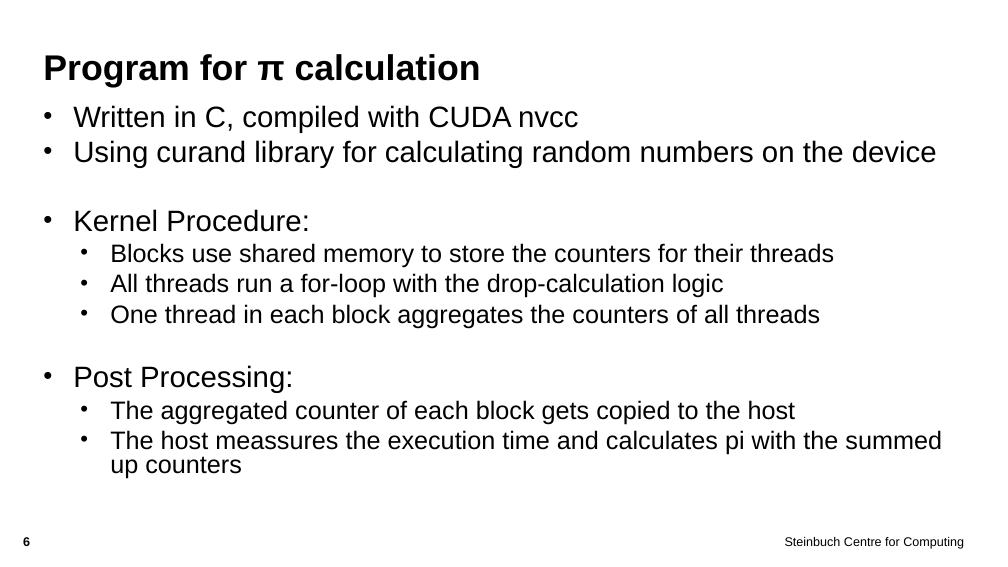
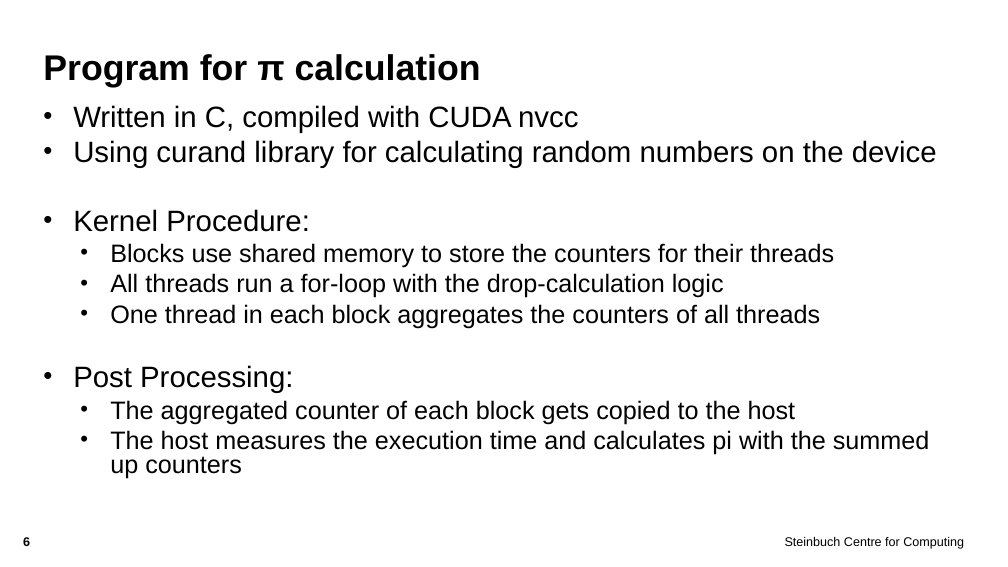
Before and after one commit to Rolleander/gpuPi, a slide deck: slide 6 of 05-RolandOsterrieter-2018_07_09-MonteCarloMethodOnGPUs.pptx. Drawn at 1008x567 pixels with LibreOffice and Linux fonts; fonts in the diff are those of the drawing; background and template pictures are left out. Boxes give left, top, right and bottom in pixels: in the first picture for what was removed or moved away, otherwise in the second. Text is boxed around its words. In the diff, an @@ line names an element or a change of style, - is before the commit and + after.

```diff
--- a/05-RolandOsterrieter-2018_07_09-MonteCarloMethodOnGPUs.pptx
+++ b/05-RolandOsterrieter-2018_07_09-MonteCarloMethodOnGPUs.pptx
@@ text at [110,430,930,479]: text changed @@
-  • The host meassures the execution time and calculates pi with the summed up counters
+  • The host measures the execution time and calculates pi with the summed up counters
```
Also in this commit, not shown: 1 other slide changed, 2 other files.
